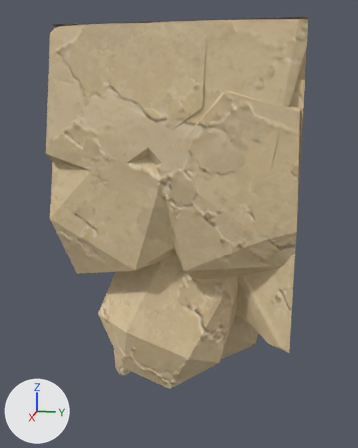
The glTF model assets/custom/models/ground_modules/ground_bottom_square_end_10.glb: old version first, new version second.
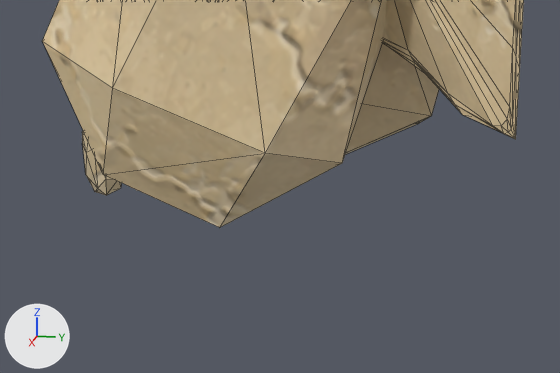
Each version appears first whole from a 50 mm camera at (2.98, 0.92, 0.7) aimed at (0.5, 0.42, 0.08), and next in a close-up on the part from 23% to 86% of the width and 66% to 100% of the height. The lights are fixed; the arrows at lower left show +X, +Y and +Z. The older version's two pictures come first. The close-ups show mesh edges as thin lines. Vertices at exactly the same position are counted once.

Script lines for the objects in view, before the commit:
```python
me_groundbottomsquareend10_bodyshouldermesh = bpy.data.meshes.new('GroundBottomSquareEnd10_BodyShoulderMesh')
me_groundbottomsquareend10_bodyshouldermesh.from_pydata(...)  # 1197 vertices, 2127 faces; spans x -0.04..1.04, y -0.04..1.0, z -0.97..1.0
me_groundbottomsquareend10_bodyshouldermesh.materials.append(mat_sandstone_plate_1_009)
me_groundbottomsquareend10_bodyshouldermesh.materials.append(mat_sandstone_plate_2_009)
me_groundbottomsquareend10_bodyshouldermesh.materials.append(mat_sandstone_plate_3_009)
me_groundbottomsquareend10_bodyshouldermesh.materials.append(mat_sandstone_plate_4_009)
me_groundbottomsquareend10_bodyshouldermesh.materials.append(mat_sandstone_plate_5_009)
me_groundbottomsquareend10_bodyshouldermesh.materials.append(mat_sandstone_plate_6_009)
me_groundbottomsquareend10_bodyshouldermesh.materials.append(mat_sandstone_plate_7_009)
me_groundbottomsquareend10_bodyshouldermesh.materials.append(mat_sandstone_plate_11_009)
me_groundbottomsquareend10_bodyshouldermesh.materials.append(mat_sandstone_plate_12_009)
me_groundbottomsquareend10_bodyshouldermesh.materials.append(mat_sandstone_plate_13_009)
me_groundbottomsquareend10_bodyshouldermesh.materials.append(mat_sandstone_plate_14_005)
me_groundbottomsquareend10_bodyshouldermesh.materials.append(mat_groundmodulerecess)  # beige #cdb890
ob_groundbottomsquareend10_body = bpy.data.objects.new('GroundBottomSquareEnd10_Body', me_groundbottomsquareend10_bodyshouldermesh)
ob_groundbottomsquareend10_body.location = (0.0, 0.0, 0.0)
```
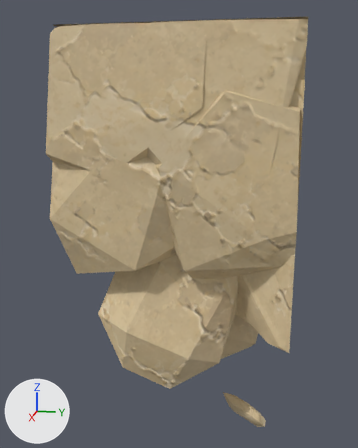
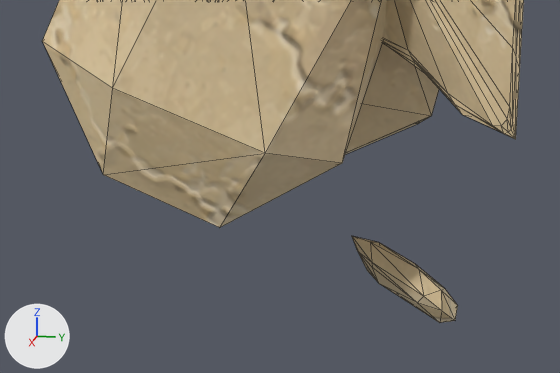
Location of each change, [x1, y1, x2, y2] in pixels of the close-ups (560 x 373 px; the box of a moved part takes in the faces that stretch with it):
'GroundBottomSquareEnd10_Body', reshaped: before [42, 0, 524, 227]; after [42, 0, 524, 323]
part 1 of me_groundbottomsquareend10_bodyshouldermesh, moved or reshaped: before [82, 131, 121, 195]; after [352, 236, 458, 323]

What changed in the scene script:
```text
Change me_groundbottomsquareend10_bodyshouldermesh:
    remove me_groundbottomsquareend10_bodyshouldermesh.from_pydata(...)  # 1197 vertices, 2127 faces; spans x -0.04..1.04, y -0.04..1.0, z -0.97..1.0
    add me_groundbottomsquareend10_bodyshouldermesh.from_pydata(...)  # 1197 vertices, 2127 faces; spans x -0.04..1.04, y -0.04..1.0, z -0.89..1.0
    me_groundbottomsquareend10_bodyshouldermesh part 1
    me_groundbottomsquareend10_bodyshouldermesh.vertices[1056].co: (0.35, 0.05, -0.78) -> (0.77, 0.88, -0.81)  # not seen -> pixel (441, 290)
    me_groundbottomsquareend10_bodyshouldermesh.vertices[1057].co: (0.37, 0.03, -0.8) -> (0.8, 0.88, -0.83)  # not seen -> pixel (441, 310)
    me_groundbottomsquareend10_bodyshouldermesh.vertices[1058].co: (0.38, 0.05, -0.88) -> (0.78, 0.91, -0.87)  # pixel (105, 179) -> pixel (455, 320)
    me_groundbottomsquareend10_bodyshouldermesh.vertices[1059].co: (0.37, 0.03, -0.91) -> (0.77, 0.88, -0.89)  # pixel (97, 188) -> pixel (439, 322)
    me_groundbottomsquareend10_bodyshouldermesh.vertices[1060].co: (0.37, 0.05, -0.93) -> (0.75, 0.89, -0.89)  # pixel (106, 195) -> not seen
    me_groundbottomsquareend10_bodyshouldermesh.vertices[1061].co: (0.36, 0.08, -0.88) -> (0.74, 0.92, -0.86)  # not seen -> pixel (457, 305)
    me_groundbottomsquareend10_bodyshouldermesh.vertices[1062].co: (0.32, 0.03, -0.77) -> (0.74, 0.83, -0.78)  # not seen -> pixel (418, 269)
    me_groundbottomsquareend10_bodyshouldermesh.vertices[1063].co: (0.35, 0.0, -0.77) -> (0.79, 0.85, -0.81)  # not seen -> pixel (423, 296)
    me_groundbottomsquareend10_bodyshouldermesh.vertices[1064].co: (0.34, 0.08, -0.89) -> (0.71, 0.89, -0.84)  # not seen -> pixel (444, 288)
    me_groundbottomsquareend10_bodyshouldermesh.vertices[1065].co: (0.35, 0.0, -0.83) -> (0.78, 0.83, -0.84)  # pixel (86, 152) -> pixel (417, 302)
    me_groundbottomsquareend10_bodyshouldermesh.vertices[1066].co: (0.28, -0.03, -0.93) -> (0.69, 0.75, -0.86)  # pixel (85, 174) -> pixel (379, 283)
    me_groundbottomsquareend10_bodyshouldermesh.vertices[1067].co: (0.29, 0.0, -0.97) -> (0.68, 0.78, -0.88)  # pixel (94, 191) -> not seen
    me_groundbottomsquareend10_bodyshouldermesh.vertices[1068].co: (0.33, 0.08, -0.92) -> (0.7, 0.88, -0.86)  # pixel (120, 188) -> not seen
    me_groundbottomsquareend10_bodyshouldermesh.vertices[1069].co: (0.3, 0.04, -0.8) -> (0.71, 0.83, -0.79)  # not seen -> pixel (415, 263)
    me_groundbottomsquareend10_bodyshouldermesh.vertices[1070].co: (0.25, 0.01, -0.83) -> (0.66, 0.75, -0.79)  # not seen -> pixel (378, 242)
    me_groundbottomsquareend10_bodyshouldermesh.vertices[1071].co: (0.25, -0.02, -0.8) -> (0.68, 0.73, -0.78)  # not seen -> pixel (370, 242)
    me_groundbottomsquareend10_bodyshouldermesh.vertices[1072].co: (0.27, -0.04, -0.81) -> (0.71, 0.74, -0.8)  # pixel (82, 131) -> pixel (371, 262)
    me_groundbottomsquareend10_bodyshouldermesh.vertices[1073].co: (0.27, 0.03, -0.96) -> (0.64, 0.78, -0.86)
    me_groundbottomsquareend10_bodyshouldermesh.vertices[1074].co: (0.24, 0.02, -0.91) -> (0.62, 0.75, -0.82)
    me_groundbottomsquareend10_bodyshouldermesh.vertices[1075].co: (0.27, -0.04, -0.85) -> (0.7, 0.74, -0.82)  # pixel (82, 143) -> pixel (372, 267)
    me_groundbottomsquareend10_bodyshouldermesh.vertices[1076].co: (0.25, -0.03, -0.96) -> (0.65, 0.72, -0.86)  # pixel (89, 179) -> pixel (367, 270)
    me_groundbottomsquareend10_bodyshouldermesh.vertices[1077].co: (0.24, -0.04, -0.88) -> (0.66, 0.7, -0.81)  # not seen -> pixel (357, 251)
    me_groundbottomsquareend10_bodyshouldermesh.vertices[1078].co: (0.22, -0.04, -0.85) -> (0.64, 0.69, -0.79)  # not seen -> pixel (351, 235)
    me_groundbottomsquareend10_bodyshouldermesh.vertices[1079].co: (0.23, 0.0, -0.95) -> (0.62, 0.72, -0.84)
```
